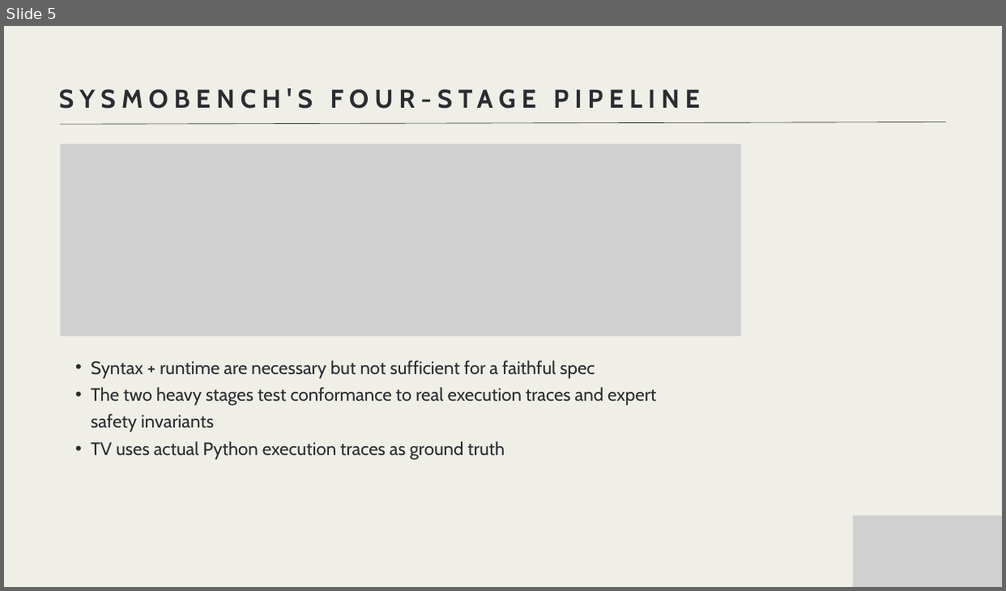
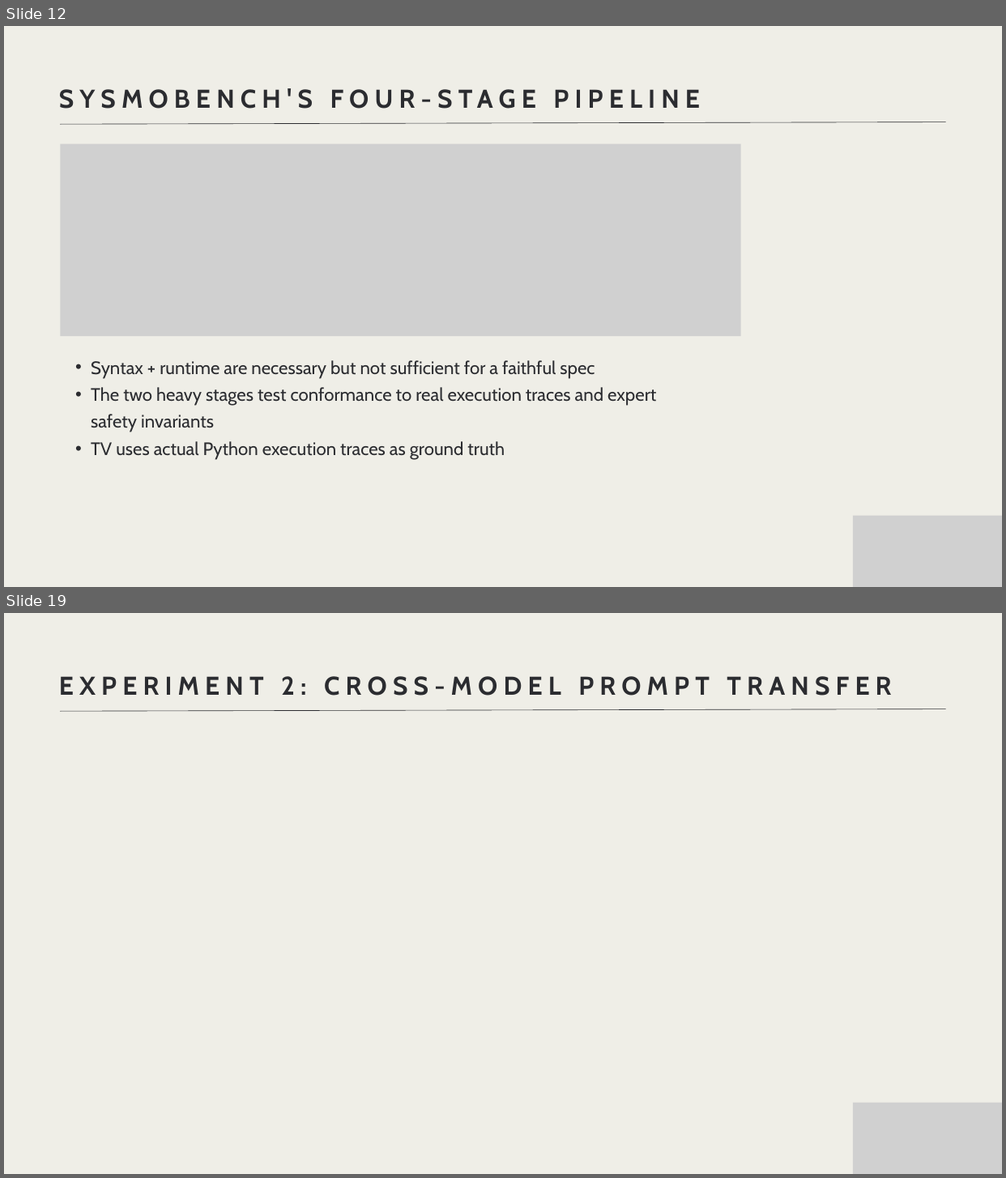
Before and after one commit to makhana/SysMoBench-research, a slide deck: Presentation.pptx. Shown one above the other, each under a label of ours: slide 5 before the commit, slides 12 and 19 after it; the slides between them are not shown. The pictures are 1006x591 and 1006x1178 pixels, drawn with LibreOffice and Linux fonts; fonts in the diff are those of the drawing; grey boxes stand for pictures. Boxes give left, top, right and bottom in pixels: in the first picture for what was removed or moved away, otherwise in the second. Text is boxed around its words. In the diff, an @@ line names an element or a change of style, - is before the commit and + after.

```diff
--- a/Presentation.pptx
+++ b/Presentation.pptx
@@ slide 19 added at [4,613,1002,1174], background #EFEEE7 @@
@@ text added at [59,676,891,696], 37.1 pt, text #2B2C30, bold @@
+EXPERIMENT 2: CROSS-MODEL PROMPT TRANSFER
@@ line added from (60, 711) to (945, 709), #2B2C30 0.75 pt @@
@@ picture added at [853,1103,1002,1174] @@
@@ what was slide 5 is now slide 12 @@
```
Also in this commit, not shown: 6 slides changed, 31 other slides added.
